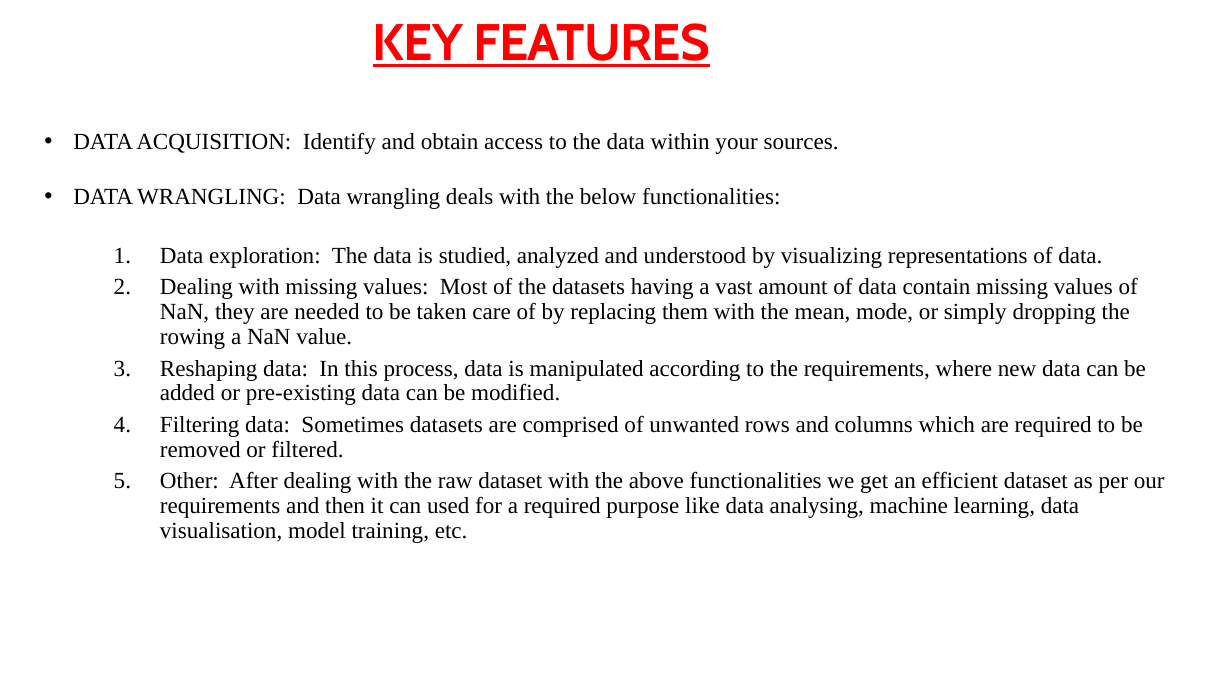
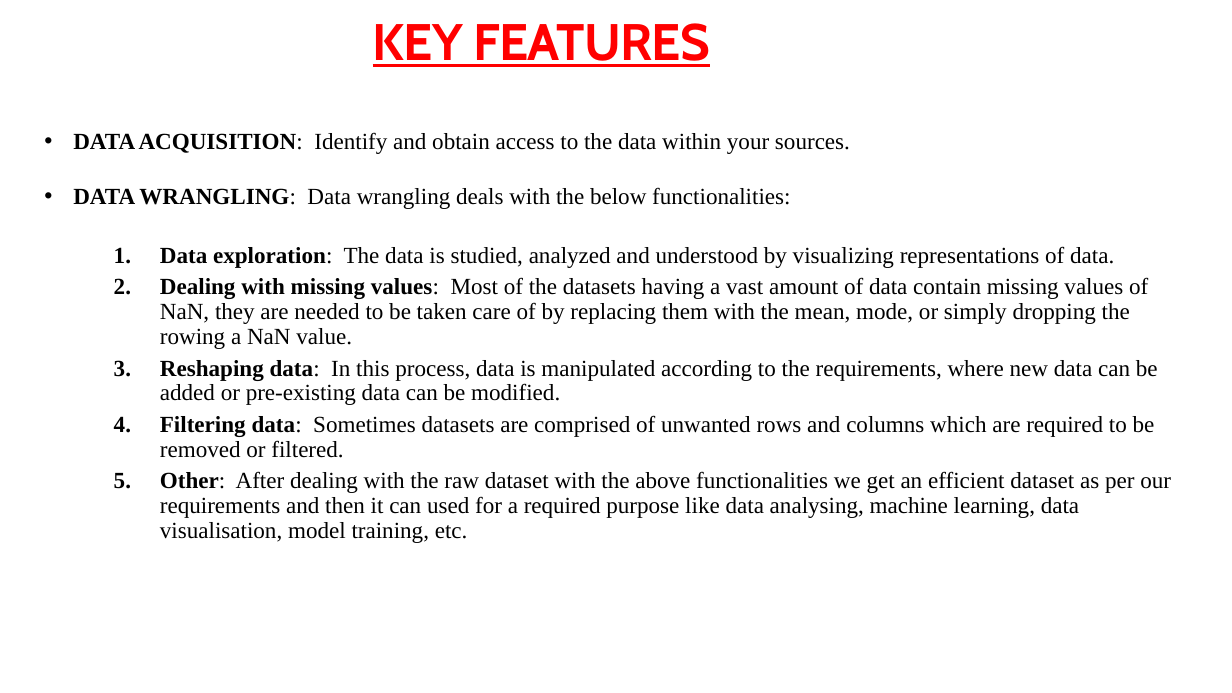
Before and after one commit to SUJANAKUMARI/PROJECT2, a slide deck: slide 4 of DATA ACQUISITION AND WRANGLING PPT.pptx. Drawn at 1232x693 pixels with LibreOffice and Linux fonts; fonts in the diff are those of the drawing; background and template pictures are left out. Boxes give left, top, right and bottom in pixels: in the first picture for what was removed or moved away, otherwise in the second. Text is boxed around its words. In the diff, an @@ line names an element or a change of style, - is before the commit and + after.

```diff
--- a/DATA ACQUISITION AND WRANGLING PPT.pptx
+++ b/DATA ACQUISITION AND WRANGLING PPT.pptx
@@ text "DATA ACQUISITION: Identify and obtain ..." at box(73, 132, 1171, 543): bold on in "DATA ACQUISITION:", "DATA WRANGLING:", "Data exploration:", "Dealing with missing values:" and 3 more places @@
```
Also in this commit, not shown: 5 other slides changed.
